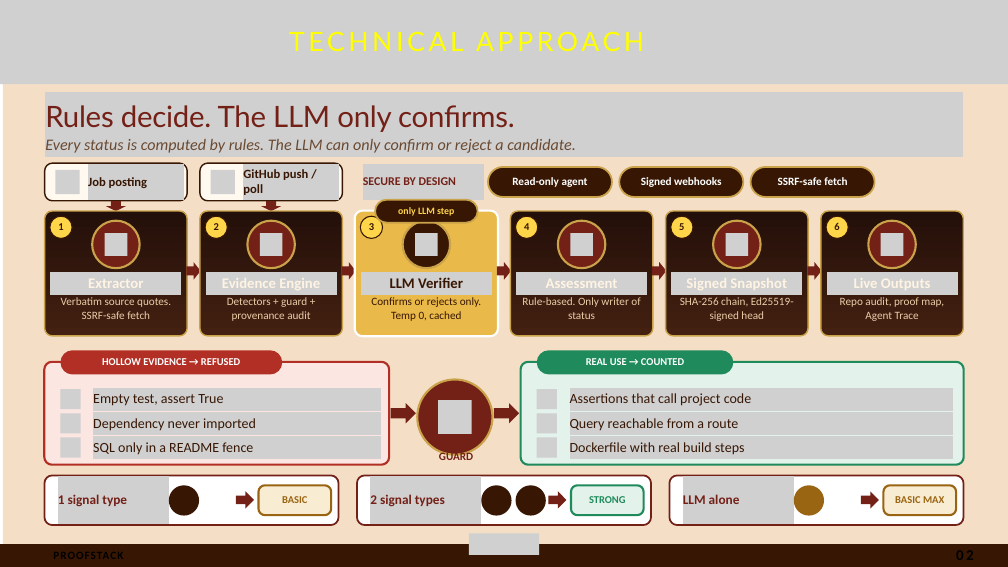
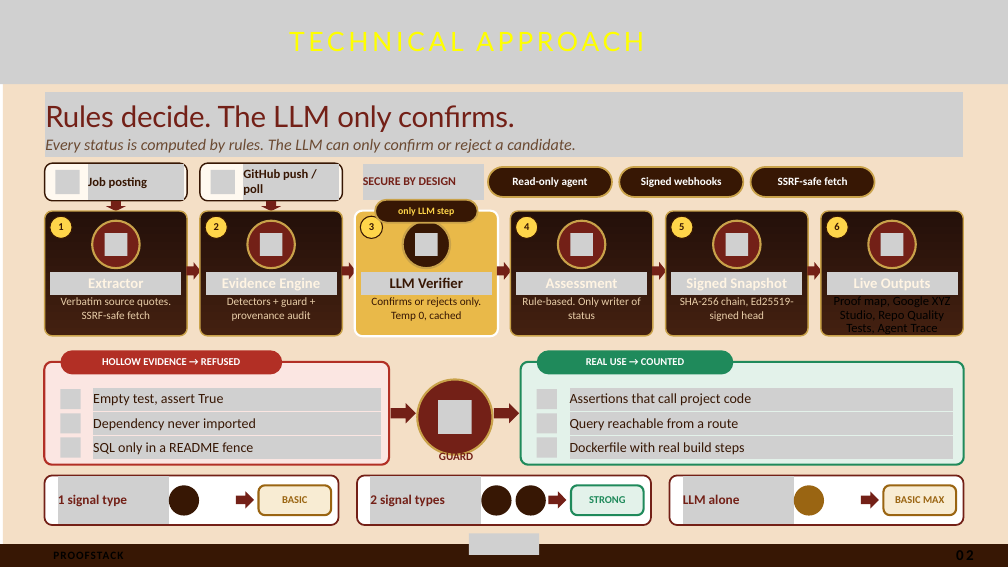
Before and after one commit to 307vedanttt/AI_Career_Coach-ProofStack-, a slide deck: slide 3 of ProofStack ppt.pptx. Drawn at 1008x567 pixels with LibreOffice and Linux fonts; fonts in the diff are those of the drawing; grey boxes stand for pictures; background and template pictures are left out. Boxes give left, top, right and bottom in pixels: in the first picture for what was removed or moved away, otherwise in the second. Text is boxed around its words. In the diff, an @@ line names an element or a change of style, - is before the commit and + after.

```diff
--- a/ProofStack ppt.pptx
+++ b/ProofStack ppt.pptx
@@ text at (834, 297, 951, 336): text changed; size 16 to 18 pt; text colour #E8CDA8 to #000000 @@
-Repo audit, proof map, Agent Trace
+Proof map, Google XYZ Studio, Repo Quality Tests, Agent Trace
```
Also in this commit, not shown: 3 other slides changed, 6 other files.
